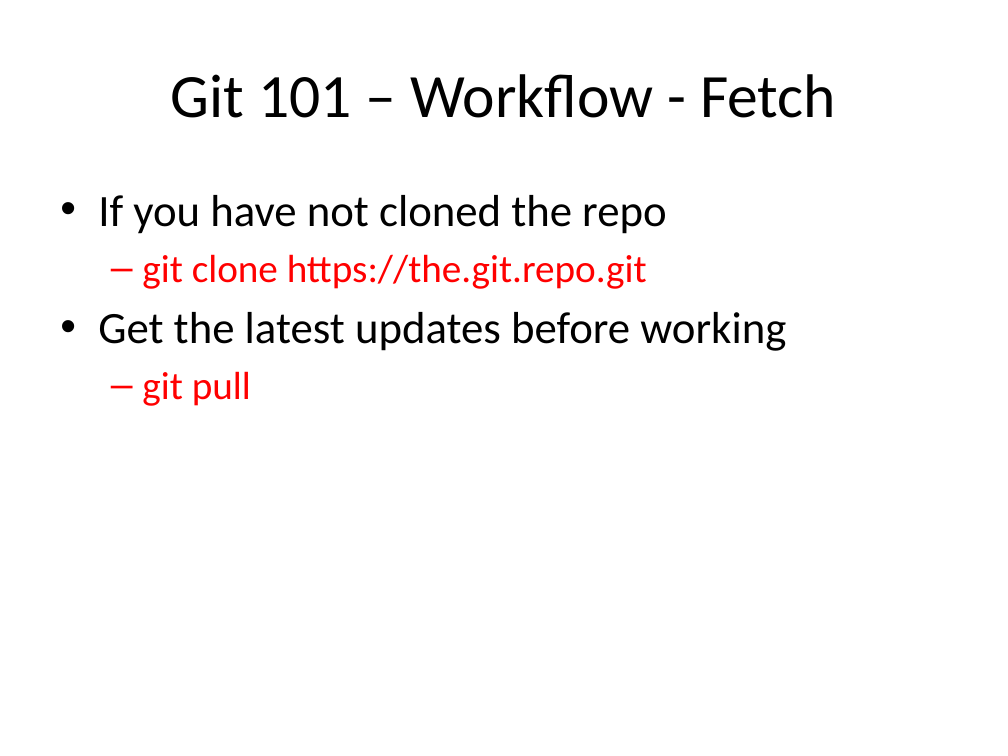
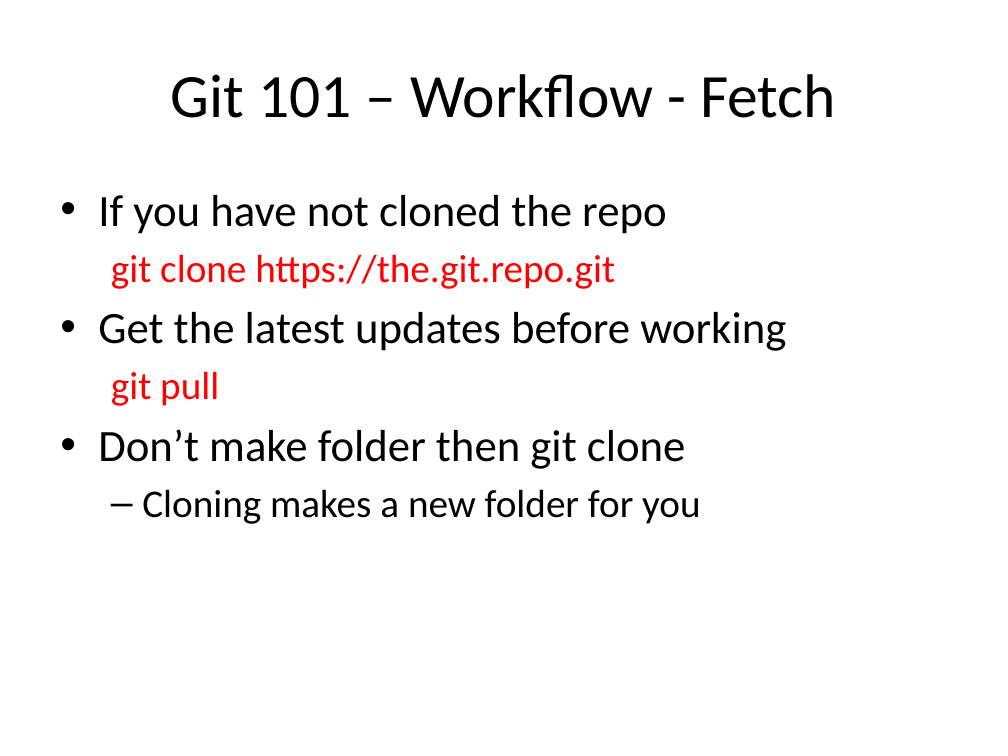
Before and after one commit to uwmadisonieee/Tutorials, a slide deck: slide 19 of Git and Github/Git and using GitHub.pptx (slide 18 before the commit). Drawn at 1008x756 pixels with LibreOffice and Linux fonts; fonts in the diff are those of the drawing. Boxes give left, top, right and bottom in pixels: in the first picture for what was removed or moved away, otherwise in the second. Text is boxed around its words. In the diff, an @@ line names an element or a change of style, - is before the commit and + after.

```diff
--- a/Git and Github/Git and using GitHub.pptx
+++ b/Git and Github/Git and using GitHub.pptx
@@ text at (111, 254, 615, 406): bullet – to none @@
@@ text at (98, 429, 700, 524): paragraphs added @@
+• Don’t make folder then git clone
+  – Cloning makes a new folder for you
```
Also in this commit, not shown: 8 other slides changed, 4 slides added, 11 slides removed, 1 other file.
